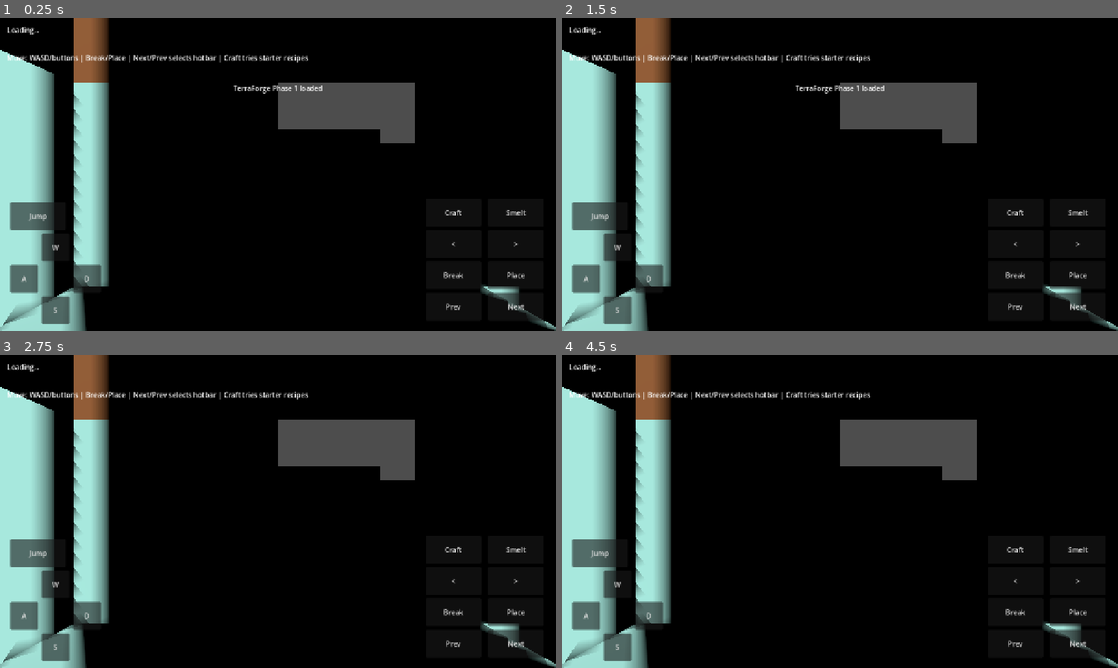
Above: before the commit, frames 1-4 (two rows, left to right).
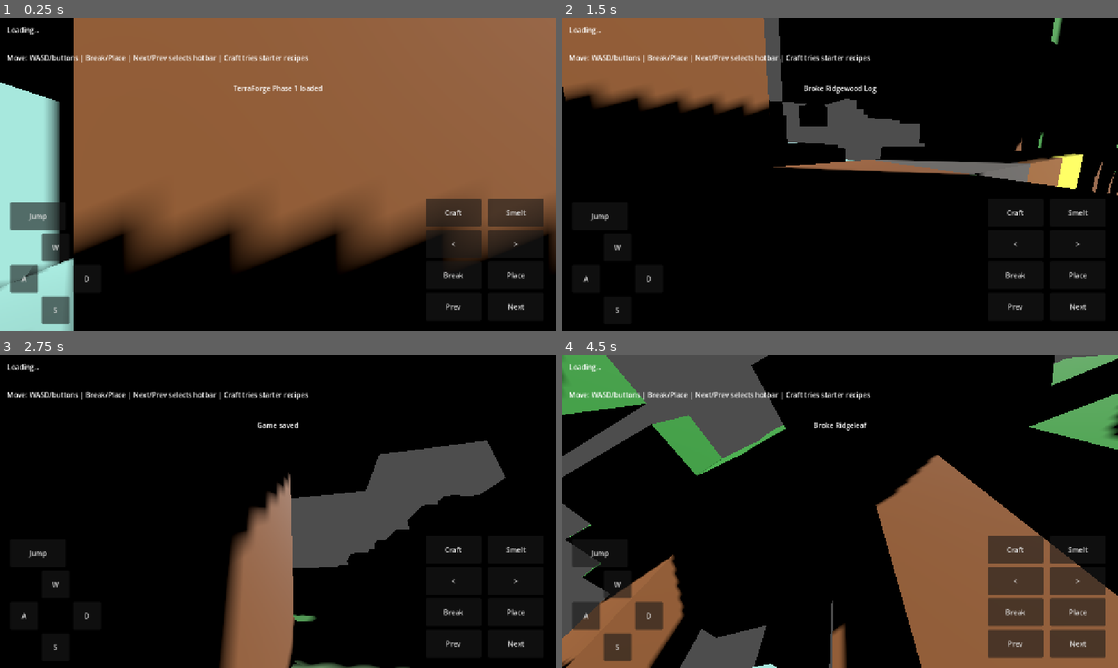
Above: after the commit, the same moments.

Repository: krishbanker1/krishbanker-godotgamedemo
Game: Godot game, scene res://scenes/main.tscn
The game is run twice, just before and just after one commit, with the same random seed, the same clock (stepped at 60 frames per second) and the same inputs.
Inputs (mouse positions are in pixels of both pictures, inside the frame that each line leads up to):
- Up to frame 1 (0.25 s): no input
- Up to frame 2 (1.5 s): tap Enter at 0.5 s; move the mouse to (962, 158) at 0.52 s; hold D 0.53-1.25 s; hold E 0.53-1.25 s; tap I at 0.6 s; click (962, 158) at 0.67 s; tap Space at 0.77, 1.07 s; drag from (728, 190) to (812, 237) at 1.27 s
- Up to frame 3 (2.75 s): tap Space at 2 s; move the mouse to (333, 442) at 2.02 s; hold D from 2.03 s (still down); tap R at 2.1 s; tap P at 2.3 s
- Up to frame 4 (4.5 s): release D at 2.75 s; drag from (812, 574) to (673, 464) at 2.77 s; move the mouse to (1006, 558) at 3.52 s; hold A 3.53-4.25 s; tap L at 3.6 s; tap Space at 3.77, 4.07 s; tap 9 at 3.8 s; drag from (673, 464) to (756, 433) at 4.27 s

The runs differ from the first frame. In frame 1, 69% of the frame differs, in the area x 0-100%, y 0-100%; in frame 2, 30%; in frame 3, 32%; in frame 4, 51%.
Error before the commit: Parse Error: Invalid operands "Dictionary" and "String" for "!=" operator. (res://scripts/player.gd:172)

Commit message:
One-go vertical slice survival player systems

Diff:
--- a/scripts/player.gd
+++ b/scripts/player.gd
@@ -1,11 +1,13 @@
 extends CharacterBody3D
 
-@export var move_speed := 5.0
+@export var move_speed := 5.4
+@export var sprint_speed := 7.2
 @export var jump_velocity := 5.0
 @export var mouse_sensitivity := 0.0025
 @export var touch_look_sensitivity := 0.006
 
-const GRAVITY := 14.0
+const GRAVITY := 15.0
+const SAVE_PATH := "user://terraforge_save.json"
 
 @onready var camera: Camera3D = $Camera3D
 @onready var block_ray: RayCast3D = $Camera3D/BlockRay
@@ -19,33 +21,42 @@
 var break_requested := false
 var place_requested := false
 var jump_requested := false
+var attack_requested := false
+var interact_requested := false
+
 var inventory := InventoryData.new()
 var selected_hotbar := 0
-var hotbar: Array[String] = [
-	"grass_turf",
-	"soil",
-	"stone",
-	"oak_log",
-	"plank_block",
-	"charshard_torch",
-	"workbench",
-	"kiln"
-]
+var hotbar: Array[String] = ["grass_turf", "soil", "stone", "oak_log", "plank_block", "charshard_torch", "workbench", "kiln", "berry"]
+
+var health := 100
+var max_health := 100
+var stamina := 100.0
+var max_stamina := 100.0
+var hunger := 100.0
+var max_hunger := 100.0
+var world_time := 0.25
+var alive := true
+var message_cooldown := 0.0
 
 func _ready() -> void:
 	Input.set_mouse_mode(Input.MOUSE_MODE_CAPTURED)
 	_seed_starting_inventory()
 	_update_hud()
+	_toast("TerraForge ready. Explore, mine, craft, survive.")
 
 func _seed_starting_inventory() -> void:
-	inventory.add_item("grass_turf", 16)
-	inventory.add_item("soil", 12)
-	inventory.add_item("stone", 10)
-	inventory.add_item("oak_log", 4)
-	inventory.add_item("charshard", 3)
-	inventory.add_item("sand", 4)
+	inventory.add_item("grass_turf", 20)
+	inventory.add_item("soil", 16)
+	inventory.add_item("stone", 14)
+	inventory.add_item("oak_log", 8)
+	inventory.add_item("charshard", 5)
+	inventory.add_item("sand", 6)
+	inventory.add_item("berry", 3)
+	inventory.add_item("wood_sword", 1)
 
 func _unhandled_input(event: InputEvent) -> void:
+	if not alive:
+		return
 	if event is InputEventMouseMotion and Input.get_mouse_mode() == Input.MOUSE_MODE_CAPTURED:
 		_rotate_view(event.relative * mouse_sensitivity)
 	elif event is InputEventScreenDrag:
@@ -70,6 +81,16 @@
 			request_craft_basic()
 		KEY_F:
 			request_smelting_basic()
+		KEY_I:
+			toggle_inventory()
+		KEY_E:
+			request_interact()
+		KEY_R:
+			eat_selected_food()
+		KEY_P:
+			save_game()
+		KEY_L:
+			load_game()
 		KEY_1:
 			set_hotbar_index(0)
 		KEY_2:
@@ -86,11 +107,17 @@
 			set_hotbar_index(6)
 		KEY_8:
 			set_hotbar_index(7)
+		KEY_9:
+			set_hotbar_index(8)
 
 func _physics_process(delta: float) -> void:
+	if not alive:
+		return
+	message_cooldown = max(0.0, message_cooldown - delta)
 	_apply_mobile_look()
 	_move_player(delta)
-	_handle_block_actions()
+	_update_survival(delta)
+	_handle_actions()
 
 func _move_player(delta: float) -> void:
 	var input_vector := Vector2.ZERO
@@ -106,18 +133,33 @@
 		input_vector += mobile_move
 	input_vector = input_vector.limit_length(1.0)
 
+	var sprinting := Input.is_key_pressed(KEY_SHIFT) and stamina > 5.0 and input_vector.length() > 0.1
+	var speed := sprint_speed if sprinting else move_speed
+	if sprinting:
+		stamina = max(0.0, stamina - delta * 16.0)
+	else:
+		stamina = min(max_stamina, stamina + delta * 9.0)
+
 	var basis := global_transform.basis
 	var direction := (basis.x * input_vector.x + basis.z * input_vector.y).normalized()
-	velocity.x = direction.x * move_speed
-	velocity.z = direction.z * move_speed
+	velocity.x = direction.x * speed
+	velocity.z = direction.z * speed
 
 	if not is_on_floor():
 		velocity.y -= GRAVITY * delta
 	elif jump_requested or Input.is_key_pressed(KEY_SPACE):
 		velocity.y = jump_velocity
+		stamina = max(0.0, stamina - 5.0)
 	jump_requested = false
-
 	move_and_slide()
+
+func _update_survival(delta: float) -> void:
+	hunger = max(0.0, hunger - delta * 0.35)
+	if hunger <= 0.0:
+		take_damage(4, "starvation")
+	elif hunger > 70.0 and health < max_health:
+		health = min(max_health, health + 1)
+	_update_hud()
 
 func _rotate_view(delta_pixels: Vector2) -> void:
 	yaw -= delta_pixels.x
@@ -145,6 +187,12 @@
 func request_jump() -> void:
 	jump_requested = true
 
+func request_attack() -> void:
+	attack_requested = true
+
+func request_interact() -> void:
+	interact_requested = true
+
 func select_next_hotbar() -> void:
 	set_hotbar_index((selected_hotbar + 1) % hotbar.size())
 
@@ -161,24 +209,50 @@
 		return ""
 	return hotbar[selected_hotbar]
 
-func _handle_block_actions() -> void:
-	if world == null:
-		break_requested = false
-		place_requested = false
-		return
+func _handle_actions() -> void:
 	block_ray.force_raycast_update()
-	if break_requested and block_ray.is_colliding():
-		var dropped_item := world.break_block_from_collider(block_ray.get_collider())
-		if dropped_item != "":
-			inventory.add_item(dropped_item, 1)
-			_toast("Collected %s" % GameRegistry.item_name(dropped_item))
-			_update_hud()
-	if place_requested and block_ray.is_colliding():
+	if attack_requested or break_requested:
+		if block_ray.is_colliding() and block_ray.get_collider() is TerraMob:
+			_attack_mob(block_ray.get_collider())
+		elif break_requested:
+			_break_target_block()
+	if place_requested:
 		_try_place_selected_block()
+	if interact_requested:
+		_interact_target()
 	break_requested = false
 	place_requested = false
+	attack_requested = false
+	interact_requested = false
+
+func _break_target_block() -> void:
+	if world == null or not block_ray.is_colliding():
+		return
+	var collider := block_ray.get_collider()
+	if collider == null or collider is TerraMob:
+		return
+	var block_id := str(collider.get_meta("block_id", "stone"))
+	var needed := int(ceil(GameRegistry.block_hardness(block_id)))
+	var tool_tier := GameRegistry.item_tool_tier(get_selected_item())
+	if GameRegistry.block_hardness(block_id) > 1.0 and tool_tier == 0:
+		_toast("Need a pick tool for %s" % GameRegistry.block_name(block_id))
+		return
+	if tool_tier + 1 < needed and GameRegistry.block_hardness(block_id) > 2.0:
+		_toast("Tool too weak")
+		return
+	var result := world.break_block_from_collider(collider)
+	if result.is_empty():
+		return
+	var dropped_item := str(result.get("drop", ""))
+	if dropped_item != "":
+		var pos: Vector3 = result.get("position", global_position)
+		world.spawn_pickup(dropped_item, 1, pos)
+		_toast("Broke %s" % GameRegistry.block_name(block_id))
+	_update_hud()
 
 func _try_place_selected_block() -> void:
+	if world == null or not block_ray.is_colliding():
+		return
 	var item_id := get_selected_item()
 	if item_id == "" or not GameRegistry.is_placeable_item(item_id):
 		_toast("Selected item cannot be placed")
@@ -195,38 +269,162 @@
 	else:
 		_toast("Cannot place there")
 
+func _attack_mob(mob: TerraMob) -> void:
+	var damage := GameRegistry.item_weapon_damage(get_selected_item())
+	mob.take_damage(damage)
+	_toast("Hit %s for %s" % [GameRegistry.mob_name(mob.mob_id), damage])
+
+func _interact_target() -> void:
+	if not block_ray.is_colliding():
+		return
+	var collider := block_ray.get_collider()
+	if collider == null or not collider.has_meta("block_id"):
+		return
+	var block_id := str(collider.get_meta("block_id"))
+	if block_id == "workbench":
+		toggle_crafting()
+	elif block_id == "kiln":
+		toggle_smelting()
+	elif block_id == "chest":
+		inventory.add_item("berry", 3)
+		inventory.add_item("charshard", 2)
+		_toast("Supply crate opened")
+		_update_hud()
+	elif block_id == "beacon_core":
+		_toast("Aether Beacon activated. Vertical slice goal reached.", 4.0)
+	else:
+		_toast(GameRegistry.block_name(block_id))
+
 func request_craft_basic() -> void:
-	var recipe_order: Array[String] = [
-		"plank_block_from_log",
-		"stick_bundle",
-		"workbench",
-		"charshard_torch",
-		"kiln",
-		"wood_pick",
-		"stone_pick"
-	]
-	var recipe_id := CraftingSystem.first_craftable_recipe(inventory, recipe_order)
+	var recipe_id := CraftingSystem.first_craftable_recipe(inventory, GameRegistry.recipe_ids())
 	if recipe_id == "":
-		_toast("No starter recipe available")
-		return
+		_toast("No craftable recipe")
+		return
+	craft_recipe(recipe_id)
+
+func craft_recipe(recipe_id: String) -> void:
 	var result := CraftingSystem.try_craft(inventory, recipe_id)
 	if result != "":
 		_toast("Crafted %s" % result)
 		_update_hud()
+	else:
+		_toast("Missing ingredients")
 
 func request_smelting_basic() -> void:
-	for input_id in ["ferrite_ore", "aurum_ore", "sand"]:
+	for input_id in GameRegistry.smelting_ids():
 		var result := CraftingSystem.try_smelting(inventory, str(input_id))
 		if result != "":
 			_toast("Smelted %s" % result)
 			_update_hud()
 			return
-	_toast("Need ore/sand + Charshard fuel")
+	_toast("Need smeltable item + Charshard fuel")
+
+func smelt_item(input_id: String) -> void:
+	var result := CraftingSystem.try_smelting(inventory, input_id)
+	if result != "":
+		_toast("Smelted %s" % result)
+		_update_hud()
+	else:
+		_toast("Need item + fuel")
+
+func eat_selected_food() -> void:
+	var item_id := get_selected_item()
+	var food := GameRegistry.item_food_value(item_id)
+	if food <= 0:
+		_toast("Selected item is not food")
+		return
+	if inventory.remove_item(item_id, 1):
+		hunger = min(max_hunger, hunger + food)
+		_toast("Ate %s" % GameRegistry.item_name(item_id))
+		_update_hud()
+
+func collect_pickup(item_id: String, amount: int) -> void:
+	inventory.add_item(item_id, amount)
+	_toast("Collected %s x%s" % [GameRegistry.item_name(item_id), amount])
+	_update_hud()
+
+func take_damage(amount: int, source: String = "danger") -> void:
+	if not alive or message_cooldown > 0.0 and source == "starvation":
+		return
+	message_cooldown = 0.7
+	health -= amount
+	_toast("%s damage from %s" % [amount, source])
+	if health <= 0:
+		_die()
+	_update_hud()
+
+func _die() -> void:
+	alive = false
+	health = 0
+	_toast("You collapsed. Press Load or restart.", 10.0)
+	_update_hud()
+
+func set_world_time(value: float) -> void:
+	world_time = value
+	_update_hud()
+
+func toggle_inventory() -> void:
+	if hud != null and hud.has_method("toggle_inventory"):
+		hud.call("toggle_inventory", self)
+
+func toggle_crafting() -> void:
+	if hud != null and hud.has_method("toggle_crafting"):
+		hud.call("toggle_crafting", self)
+
+func toggle_smelting() -> void:
+	if hud != null and hud.has_method("toggle_smelting"):
+		hud.call("toggle_smelting", self)
+
+func save_game() -> void:
+	var data := {
+		"position": [global_position.x, global_position.y, global_position.z],
+		"yaw": yaw,
+		"pitch": pitch,
+		"health": health,
+		"stamina": stamina,
+		"hunger": hunger,
+		"selected_hotbar": selected_hotbar,
+		"inventory": inventory.to_dictionary()
+	}
+	var file := FileAccess.open(SAVE_PATH, FileAccess.WRITE)
+	if file == null:
+		_toast("Save failed")
+		return
+	file.store_string(JSON.stringify(data))
+	_toast("Game saved")
+
+func load_game() -> void:
+	if not FileAccess.file_exists(SAVE_PATH):
+		_toast("No save found")
+		return
+	var file := FileAccess.open(SAVE_PATH, FileAccess.READ)
+	if file == null:
+		_toast("Load failed")
+		return
+	var parsed = JSON.parse_string(file.get_as_text())
+	if typeof(parsed) != TYPE_DICTIONARY:
+		_toast("Save file corrupted")
+		return
+	var data: Dictionary = parsed
+	var pos: Array = data.get("position", [8.0, 8.0, 8.0])
+	global_position = Vector3(float(pos[0]), float(pos[1]), float(pos[2]))
+	yaw = float(data.get("yaw", 0.0))
+	pitch = float(data.get("pitch", 0.0))
+	rotation.y = yaw
+	camera.rotation.x = pitch
+	health = int(data.get("health", max_health))
+	stamina = float(data.get("stamina", max_stamina))
+	hunger = float(data.get("hunger", max_hunger))
+	selected_hotbar = int(data.get("selected_hotbar", 0))
+	inventory.from_dictionary(data.get("inventory", {}))
+	alive = health > 0
+	_toast("Game loaded")
+	_update_hud()
 
 func _update_hud() -> void:
-	if hud != null and hud.has_method("update_status"):
-		hud.call("update_status", get_selected_item(), selected_hotbar + 1, inventory.summary())
-
-func _toast(message: String) -> void:
+	if hud != null and hud.has_method("update_all"):
+		hud.call("update_all", self)
+
+func _toast(message: String, seconds: float = 2.25) -> void:
 	if hud != null and hud.has_method("show_toast"):
-		hud.call("show_toast", message)
+		hud.call("show_toast", message, seconds)
